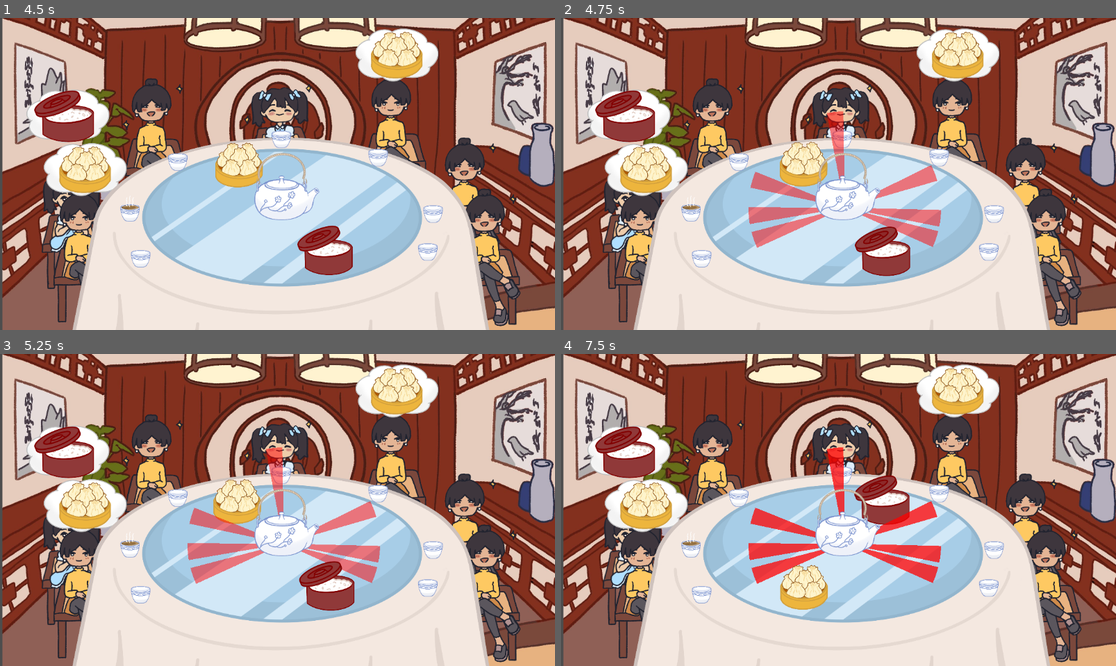
Above: before the commit, frames 1-4 (two rows, left to right).
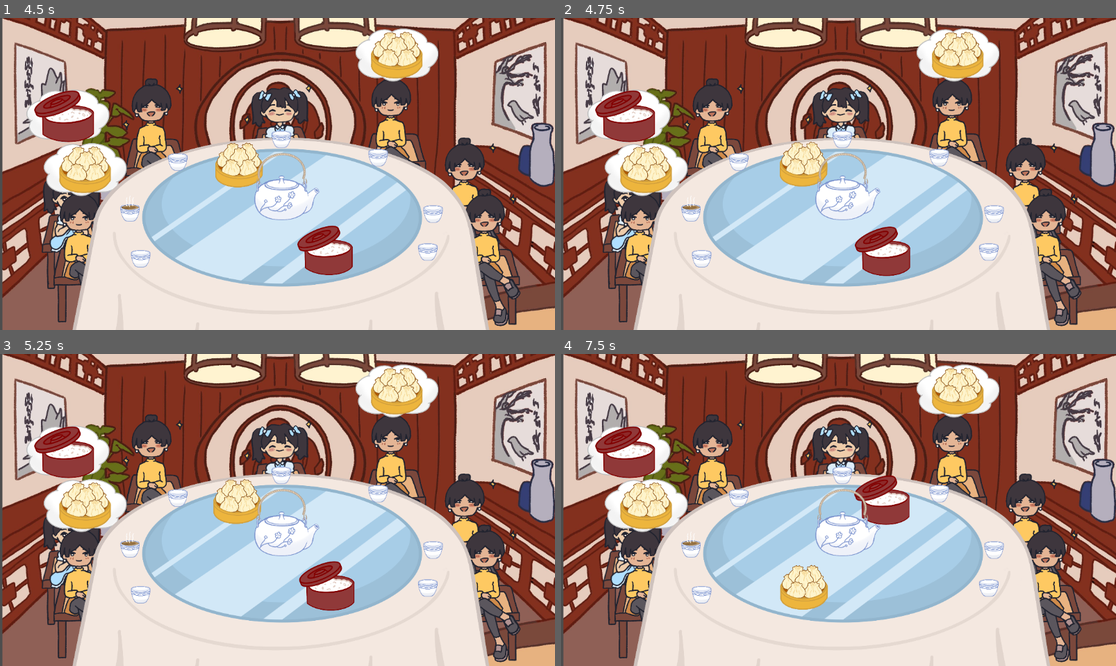
Above: after the commit, the same moments.

Repository: game-dev-besties/lupe_game
Game: Godot game, scene res://scenes/cutscene.tscn
The game is run twice, just before and just after one commit, with the same random seed, the same clock (stepped at 60 frames per second) and the same inputs.
Inputs (mouse positions are in pixels of both pictures, inside the frame that each line leads up to):
- Up to frame 1 (4.5 s): click "SKIP" at 0.5 s; click "SKIP" at 1.25 s; tap Enter (ui_accept) at 2, 3.5 s; drag from (283, 195) to (127, 208) at 2.02 s; drag from (377, 208) to (188, 208) at 2.77 s; hold Right (ui_right) 3.53-4.25 s; click (188, 208) at 3.67 s; drag from (249, 236) to (127, 208) at 4.27 s
- Up to frame 2 (4.75 s): no input
- Up to frame 3 (5.25 s): tap Enter (ui_accept) at 5 s; move the mouse to (444, 556) at 5.02 s; hold Left (ui_left) from 5.03 s (still down)
- Up to frame 4 (7.5 s): tap Enter (ui_accept) at 5.27, 6.5 s; release Left (ui_left) at 5.75 s; drag from (672, 463) to (755, 522) at 5.77 s; move the mouse to (866, 510) at 6.52 s; hold Left (ui_left) 6.53-7.25 s; click (866, 510) at 6.67 s; drag from (755, 432) to (688, 544) at 7.27 s

Frame 1 is identical in both runs. In frame 2, 3.1% of the frame differs, in the area x 33-69%, y 29-74%; in frame 3, 3.0%; in frame 4, 3.1%.

Commit message:
Removed Debugging Visuals for Distance

Diff:
--- a/scripts/spinningthing.gd
+++ b/scripts/spinningthing.gd
@@ -132,24 +132,24 @@
 			if can_eat and closest_dish.start_consumption(npc.consumption_timer, npc):
 				npc.start_eating()
 
-	for npc in npcs:
-		var half_width: float = (serving_distance_threshold_radians) * 0.5
-		var start_angle: float = npc.placement_angle - half_width
-		var end_angle: float = npc.placement_angle + half_width
+	# for npc in npcs:
+	# 	var half_width: float = (serving_distance_threshold_radians) * 0.5
+	# 	var start_angle: float = npc.placement_angle - half_width
+	# 	var end_angle: float = npc.placement_angle + half_width
 
-		var pts : PackedVector2Array
-		pts.append(Vector2.ZERO)        # sector centre
+	# 	var pts : PackedVector2Array
+	# 	pts.append(Vector2.ZERO)        # sector centre
 
-		# sample the arc at equal angular steps
-		var steps: float = 20
-		for i in range(steps + 1):
-			var t: float = lerp(start_angle, end_angle, float(i) / steps)
-			pts.append(Vector2(cos(t), sin(t)) * npc_placement_radius)
+	# 	# sample the arc at equal angular steps
+	# 	var steps: float = 20
+	# 	for i in range(steps + 1):
+	# 		var t: float = lerp(start_angle, end_angle, float(i) / steps)
+	# 		pts.append(Vector2(cos(t), sin(t)) * npc_placement_radius)
 
-		var sector := Polygon2D.new()
-		sector.polygon = pts
-		sector.color   = Color(1, 0, 0, 0.5)   # semi-transparent red
-		add_child(sector)
+	# 	var sector := Polygon2D.new()
+	# 	sector.polygon = pts
+	# 	sector.color   = Color(1, 0, 0, 0.5)   # semi-transparent red
+	# 	add_child(sector)
 
 func _on_susan_started_moving():
 	# Reset all animations and timers
